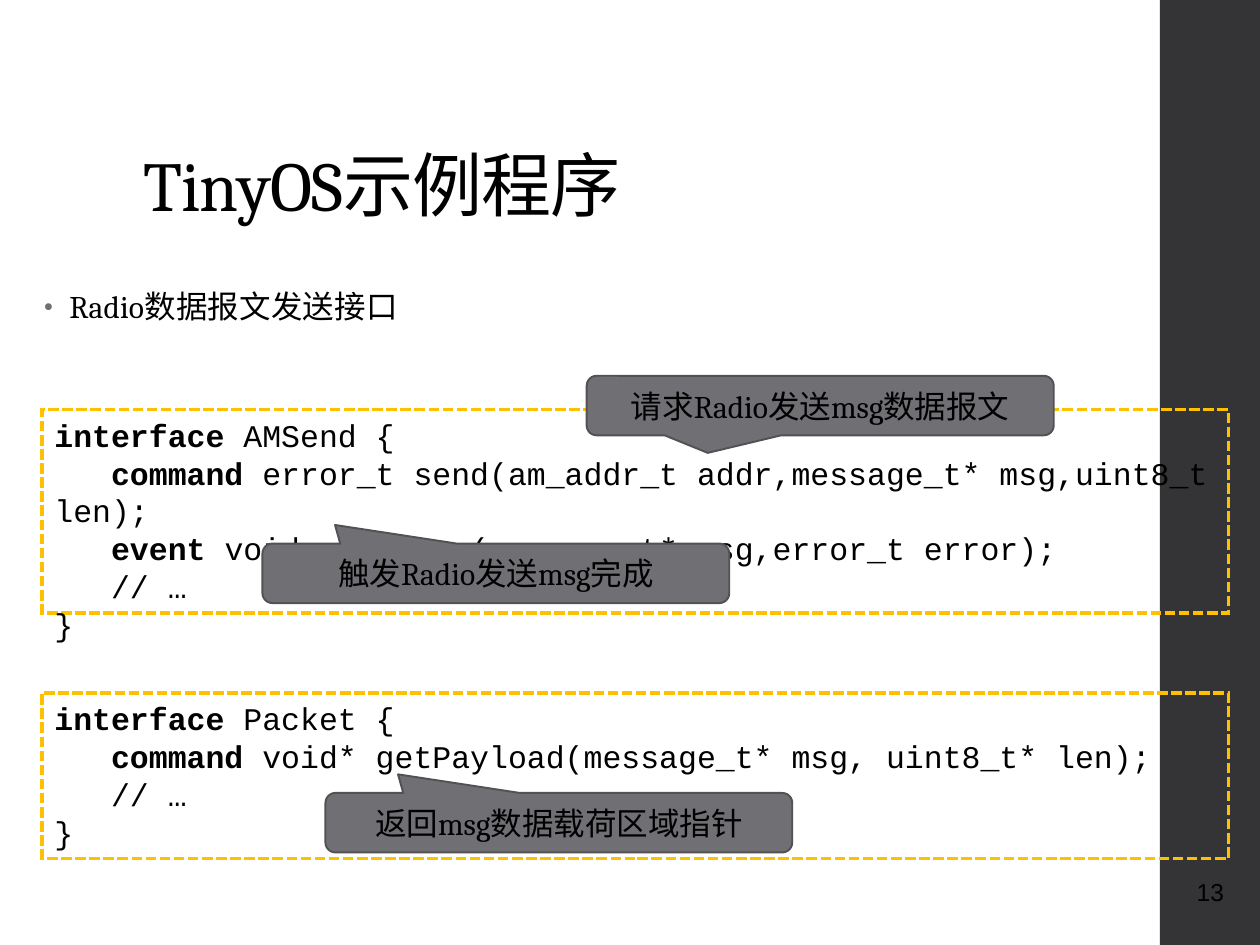
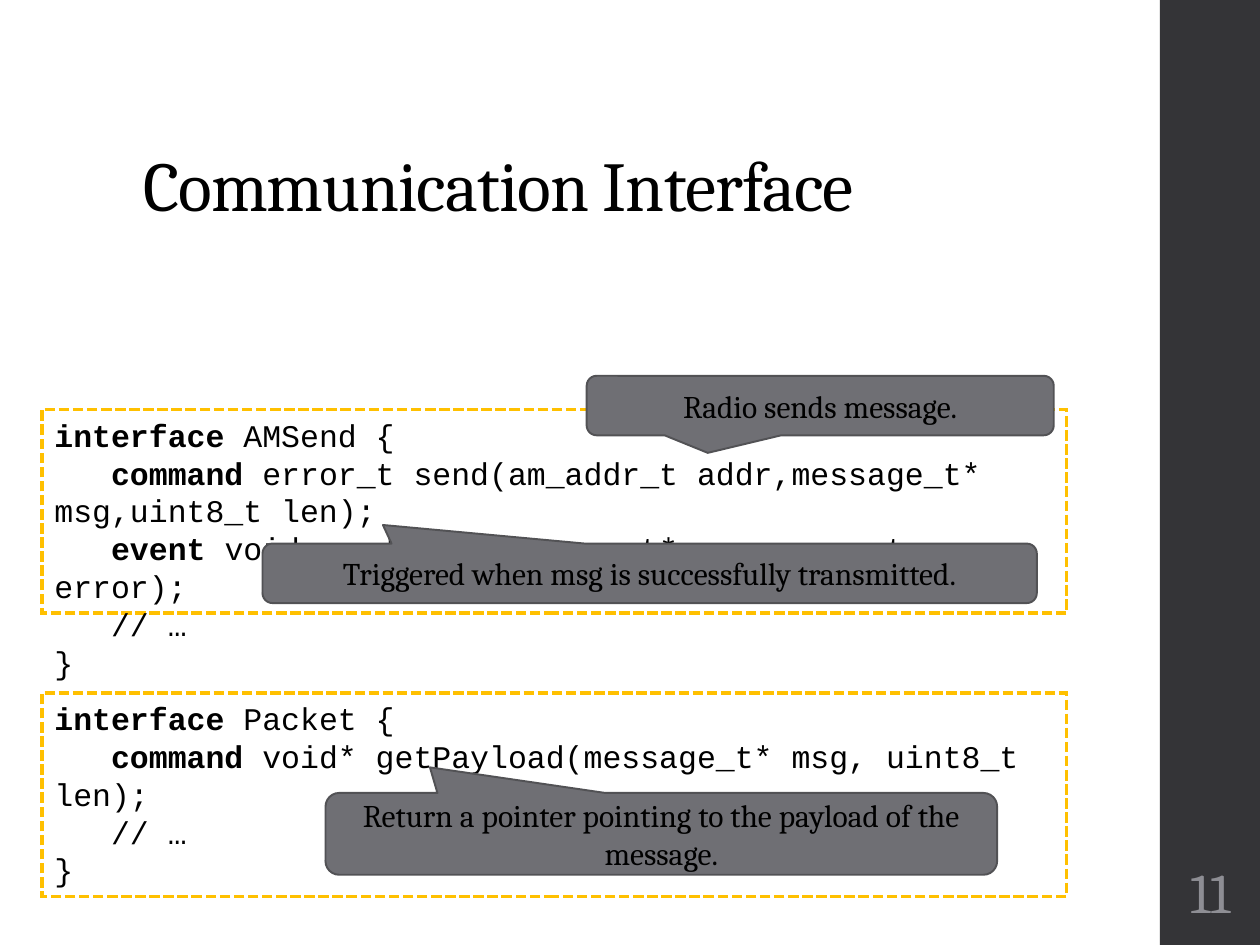
Before and after one commit to geneti/cse220_2020fall, a slide deck: slide 11 of Lectures/cse220-25-C-programming-in-IoT.pptx (slide 13 before the commit). Drawn at 1260x945 pixels with LibreOffice and Linux fonts; fonts in the diff are those of the drawing. Boxes give left, top, right and bottom in pixels: in the first picture for what was removed or moved away, otherwise in the second. Text is boxed around its words. In the diff, an @@ line names an element or a change of style, - is before the commit and + after.

```diff
--- a/Lectures/cse220-25-C-programming-in-IoT.pptx
+++ b/Lectures/cse220-25-C-programming-in-IoT.pptx
@@ title at box(143, 161, 854, 212): text changed @@
-TinyOS示例程序
+Communication Interface
@@ text removed at box(69, 291, 397, 321) @@
-• Radio数据报文发送接口
@@ rectangle "interface AMSend {": place and size @@
-rectangle "interface AMSend {" at box(42, 410, 1228, 614)
+rectangle "interface AMSend {" at box(42, 410, 1066, 614)
@@ text in rounded speech box at box(683, 396, 957, 425): text changed @@
-请求Radio发送msg数据报文
+Radio sends message.
@@ rounded speech box "Triggered when msg is successfully ...": place and size @@
-rounded speech box "Triggered when msg is successfully ..." at box(262, 543, 728, 602)
+rounded speech box "Triggered when msg is successfully ..." at box(262, 543, 1037, 602)
@@ text in rounded speech box at box(343, 563, 956, 592): text changed @@
-触发Radio发送msg完成
+Triggered when msg is successfully transmitted.
@@ rectangle "interface Packet {": place and size @@
-rectangle "interface Packet {" at box(42, 693, 1228, 858)
+rectangle "interface Packet {" at box(42, 693, 1066, 897)
@@ text in rectangle at box(54, 745, 1018, 813): text changed @@
-command void* getPayload(message_t* msg, uint8_t* len);
+command void* getPayload(message_t* msg, uint8_t len);
@@ rounded speech box "Return a pointer pointing to ...": place and size @@
-rounded speech box "Return a pointer pointing to ..." at box(325, 793, 791, 852)
+rounded speech box "Return a pointer pointing to ..." at box(325, 793, 997, 874)
@@ text in rounded speech box at box(363, 805, 960, 872): text changed @@
-返回msg数据载荷区域指针
+Return a pointer pointing to the payload of the message.
@@ page number at box(1190, 876, 1231, 913): text changed; size 14 to 32 pt; font Arial to Cambria; text colour #000000 to #8E8E94 @@
-13
+11
```
Also in this commit, not shown: 13 other slides changed, 2 slides added, 4 slides removed, 1 other file.
